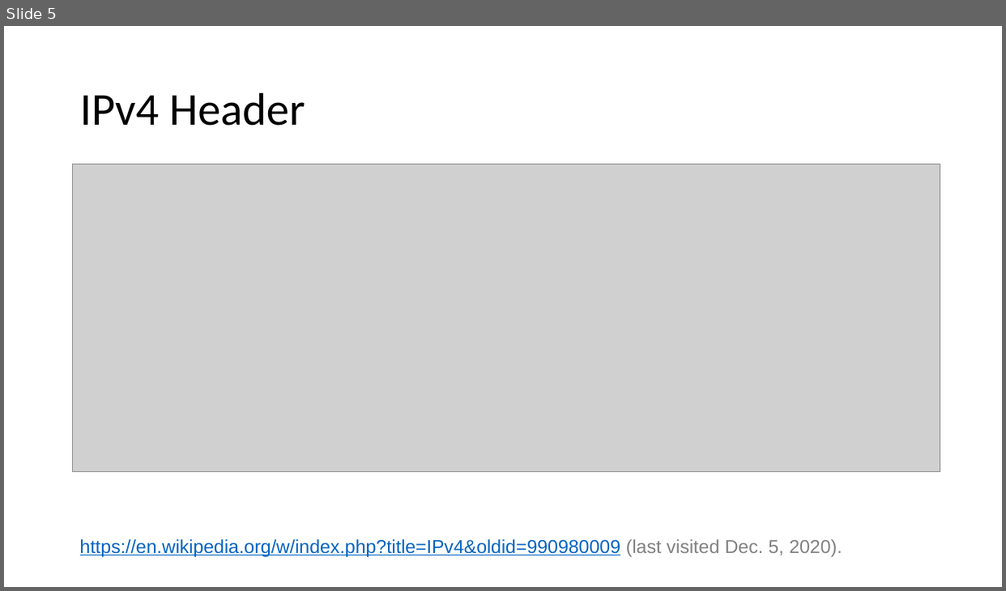
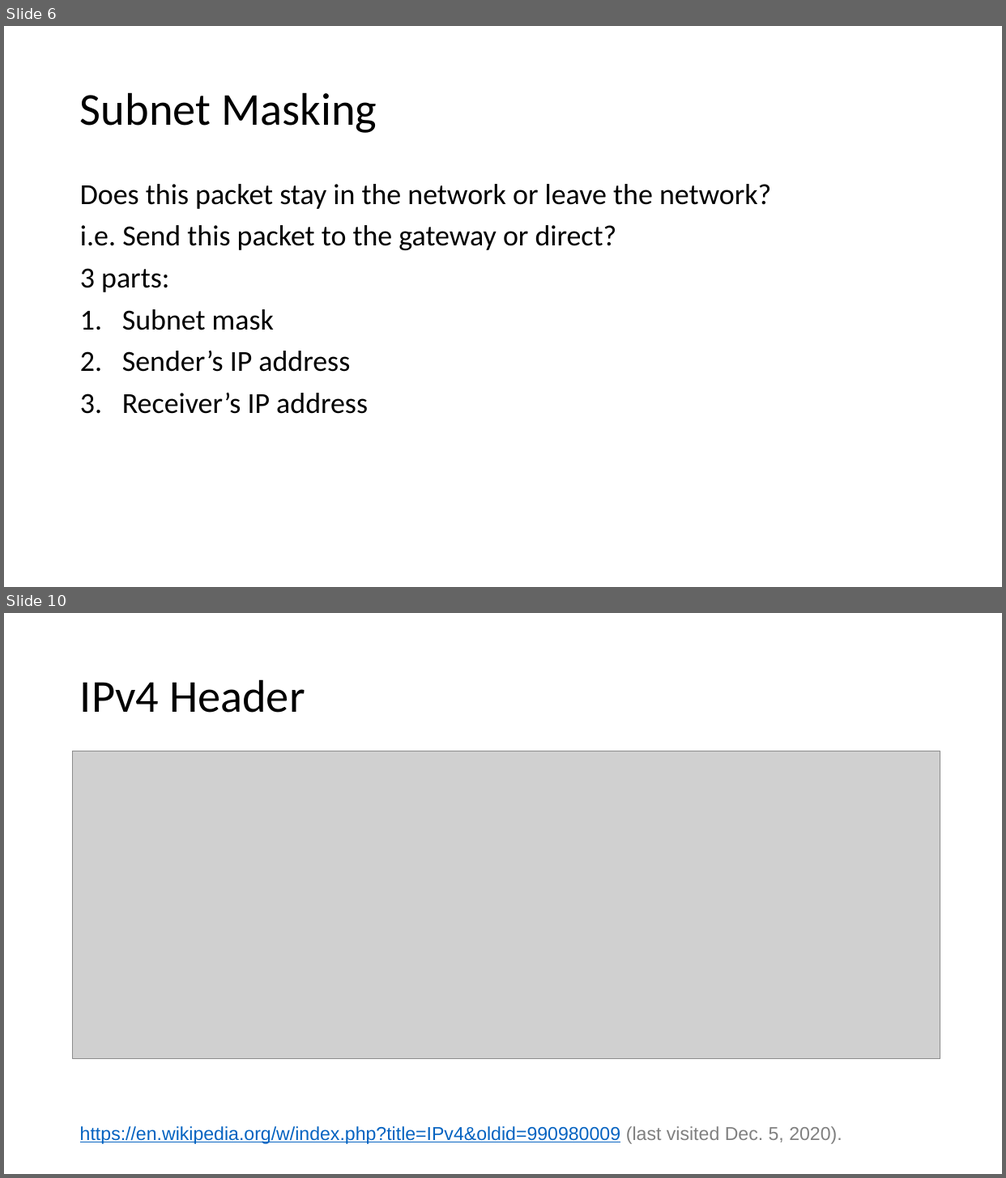
Before and after one commit to CS3550/Fall2020, a slide deck: The Internet Protocol.pptx. Shown one above the other, each under a label of ours: slide 5 before the commit, slides 6 and 10 after it; the slides between them are not shown. The pictures are 1006x591 and 1006x1178 pixels, drawn with LibreOffice and Linux fonts; fonts in the diff are those of the drawing; grey boxes stand for pictures. Boxes give left, top, right and bottom in pixels: in the first picture for what was removed or moved away, otherwise in the second. Text is boxed around its words. In the diff, an @@ line names an element or a change of style, - is before the commit and + after.

```diff
--- a/The Internet Protocol.pptx
+++ b/The Internet Protocol.pptx
@@ slide 6 added at bbox=[4, 26, 1002, 587], background #FFFFFF @@
@@ title added at bbox=[80, 92, 377, 133], 44 pt, text #000000 @@
+Subnet Masking
@@ text added at bbox=[80, 184, 771, 414], 28 pt, text #000000 @@
+Does this packet stay in the network or leave the network?
+i.e. Send this packet to the gateway or direct?
+3 parts:
+1. Subnet mask
+2. Sender’s IP address
+3. Receiver’s IP address
@@ what was slide 5 is now slide 10 @@
```
Also in this commit, not shown: 5 other slides added.
